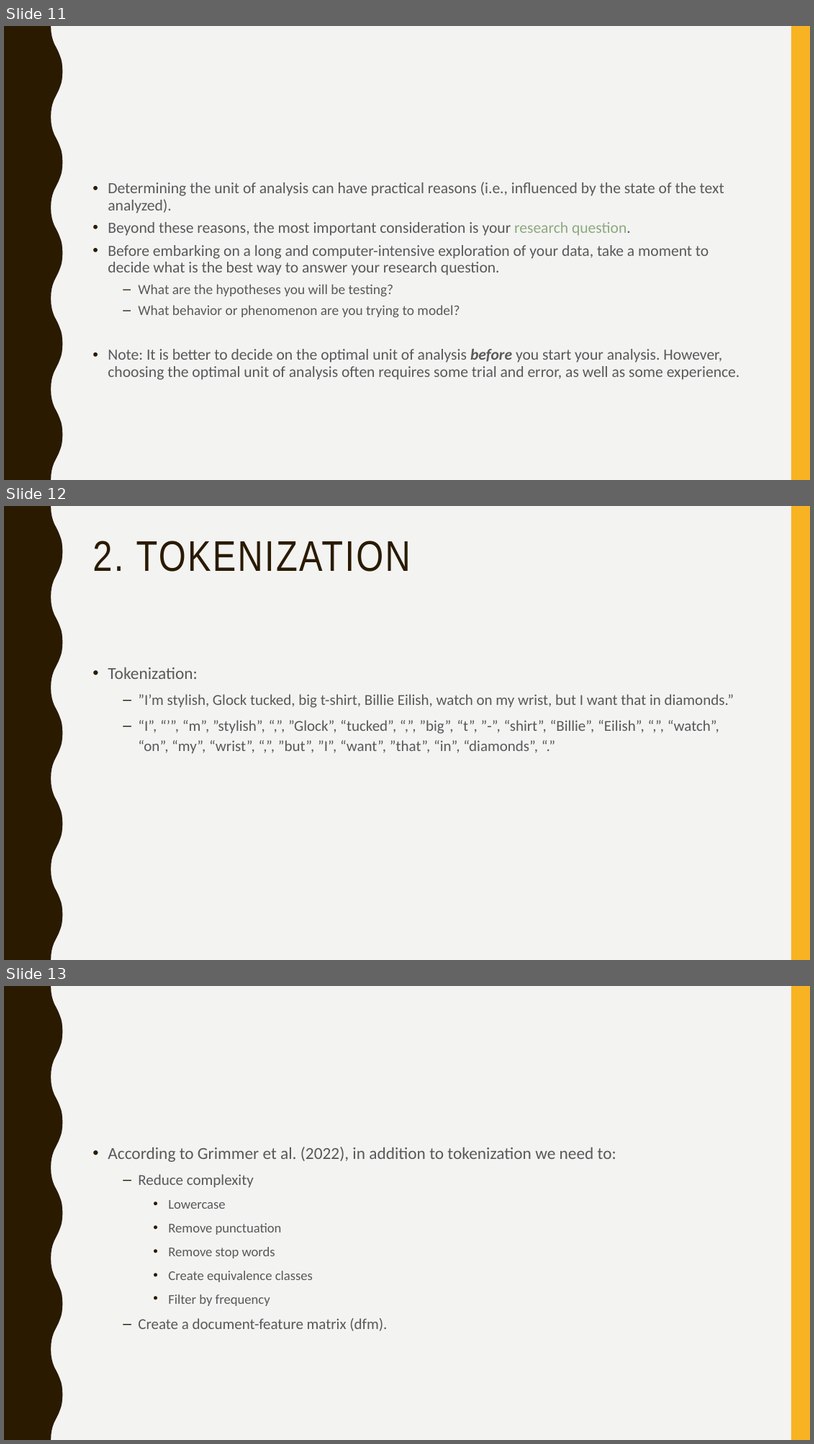
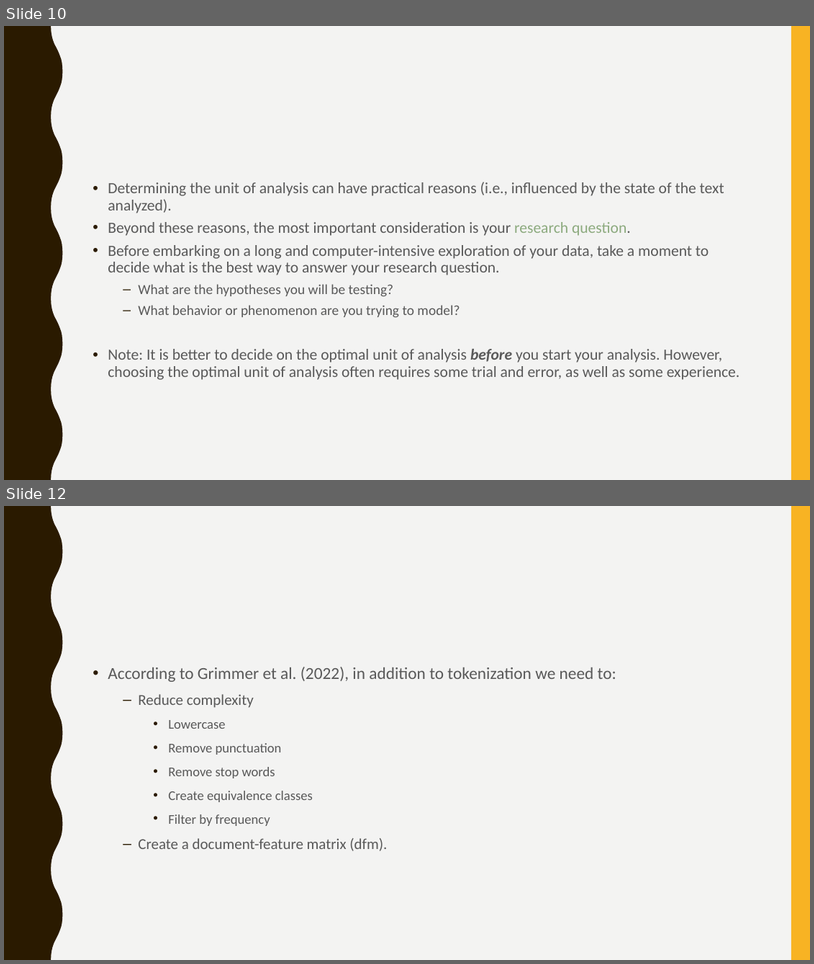
Before and after one commit to svallejovera/cta_updated, a slide deck: slides/3 Tokenization and Word Frequency.pptx. Shown one above the other, each under a label of ours: slides 11, 12 and 13 before the commit, slides 10 and 12 after it; the slides between them are not shown. The pictures are 814x1444 and 814x964 pixels, drawn with LibreOffice and Linux fonts; fonts in the diff are those of the drawing. Boxes give left, top, right and bottom in pixels: in the first picture for what was removed or moved away, otherwise in the second. Text is boxed around its words. In the diff, an @@ line names an element or a change of style, - is before the commit and + after.

```diff
--- a/slides/3 Tokenization and Word Frequency.pptx
+++ b/slides/3 Tokenization and Word Frequency.pptx
@@ slide 12 removed at <box>4,506,810,960</box>, background #F3F3F2; not listed: 2 template elements that a slide beside it also shows @@
@@ title removed at <box>93,541,411,572</box> @@
-2. TOKENIZATION
@@ text removed at <box>108,667,735,754</box> @@
-• Tokenization:
-  – ”I’m stylish, Glock tucked, big t-shirt, Billie Eilish, watch on my wrist, but I want that in diamonds.”
-  – “I”, “’”, “m”, ”stylish”, “,”, ”Glock”, “tucked”, “,”, ”big”, “t”, ”-”, “shirt”, “Billie”, “Eilish”, “,”, “watch”, “on”, “my”, “wrist”, “,”, ”but”, ”I”, “want”, ”that”, “in”, “diamonds”, “.”
@@ what was slide 11 is now slide 10 @@
@@ what was slide 13 is now slide 12 @@
```
Also in this commit, not shown: 7 slides changed, 1 slide added, 1 other file.
